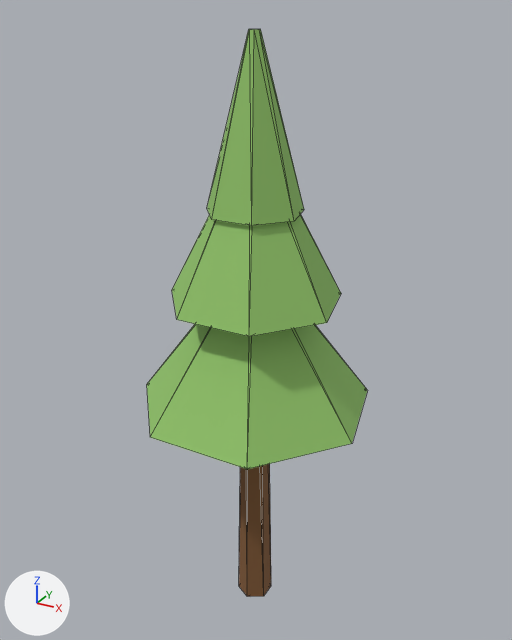
The glTF model do-not-drop/assets/models/environment/forest/sm_env_forest_pine_sapling.glb as it was, and as the next commit left it.
Both versions are drawn from a 50 mm lens placed at (1.79, -3.24, 3.59), pointed at (-0.05, 0.1, 1.92). The lights are fixed; the arrows at lower left show +X, +Y and +Z. The first picture is the older version. Mesh edges are drawn as thin lines. Where no turn or scale is listed for an object, it has been applied to the vertices. Vertices at exactly the same position are counted once.

Objects in the first picture: 'SaplingFoliage', 'SaplingFoliage.001', 'SaplingFoliage.002', 'SaplingTrunk'.
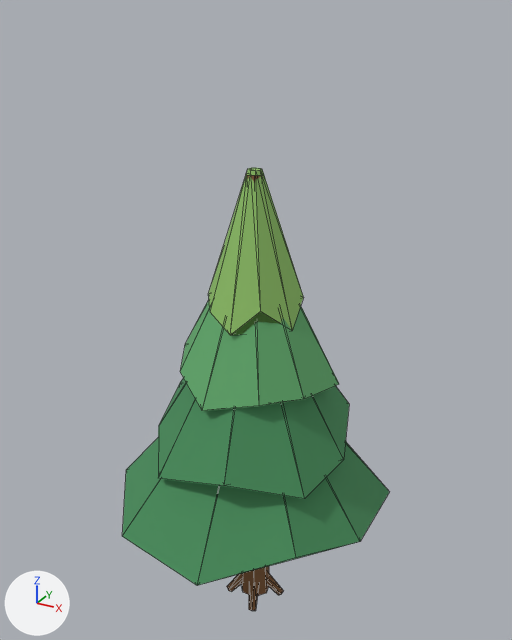
Changed parts and their boxes [x1, y1, x2, y2] in the pictures (512 x 640 px):
'SaplingFoliage', deleted (green)
    before: [147, 324, 367, 469]
'PineTier', added (green)
    after: [122, 438, 389, 585]
'PineTier.001', added (green)
    after: [158, 378, 349, 499]
'SaplingFoliage.001', deleted (green)
    before: [172, 214, 341, 337]
'PineTier.002', added (green)
    after: [180, 300, 339, 411]
'SaplingFoliage.002', deleted (green)
    before: [207, 29, 304, 226]
'PineTier.003', added (green)
    after: [208, 168, 303, 335]
'SaplingTrunk', reshaped, moved
    before: [239, 464, 271, 597]
    after: [241, 175, 269, 596]
'RootFlare.003', added
    after: [249, 583, 259, 611]
'RootFlare', added
    after: [267, 573, 283, 595]
'RootFlare.002', added
    after: [227, 574, 242, 591]

Diff of the bpy script that builds the scene:
```diff
--- a/do-not-drop/assets/models/environment/forest/sm_env_forest_pine_sapling.glb.py
+++ b/do-not-drop/assets/models/environment/forest/sm_env_forest_pine_sapling.glb.py
@@ me_cono_012 @@
-me_cono_012.from_pydata(...)  # 12 vertices, 20 faces; spans x -0.1..0.1, y -0.11..0.11, z -1.5..1.5
+me_cono_012.from_pydata(...)  # 14 vertices, 24 faces; spans x -0.1..0.1, y -0.09..0.1, z -1.4..1.4
+# me_cono_012 part 1: the whole mesh is rebuilt
 me_cono_012.materials.append(mat_trunk)
@@ ob_saplingfoliage @@
-ob_saplingfoliage = bpy.data.objects.new('SaplingFoliage', me_cono_013)
@@ ob_saplingfoliage_001 @@
-ob_saplingfoliage_001 = bpy.data.objects.new('SaplingFoliage.001', me_cono_014)
@@ ob_saplingfoliage_002 @@
-ob_saplingfoliage_002 = bpy.data.objects.new('SaplingFoliage.002', me_cono_015)
@@ ob_saplingtrunk @@
 ob_saplingtrunk = bpy.data.objects.new('SaplingTrunk', me_cono_012)
-ob_saplingtrunk.location = (0.0, 0.0, 1.5)
+ob_saplingtrunk.location = (0.0, 0.0, 1.4)
@@ ob_rootflare_003 @@
+ob_rootflare_003 = bpy.data.objects.new('RootFlare.003', me_cone_051)  # 10 vertices, 16 faces; spans x -0.064..0.055, y -0.092..0.108, z -0.113..0.126; in mat_trunk (brown #815935)
+ob_rootflare_003.location = (0.037, -0.088, 0.06)
@@ ob_rootflare_002 @@
+ob_rootflare_002 = bpy.data.objects.new('RootFlare.002', me_cone_050)  # 10 vertices, 16 faces; spans x -0.092..0.108, y -0.055..0.064, z -0.113..0.126; in mat_trunk (brown #815935)
+ob_rootflare_002.location = (-0.088, -0.037, 0.06)
@@ ob_rootflare @@
+ob_rootflare = bpy.data.objects.new('RootFlare', me_cone_048)  # 10 vertices, 16 faces; spans x -0.108..0.092, y -0.064..0.055, z -0.113..0.126; in mat_trunk (brown #815935)
+ob_rootflare.location = (0.088, 0.037, 0.06)
@@ ob_pinetier_003 @@
+ob_pinetier_003 = bpy.data.objects.new('PineTier.003', me_cone_055)  # 18 vertices, 32 faces; spans x -0.282..0.262, y -0.287..0.246, z -0.502..0.342; in mat_leaf_light (green #90c269)
+ob_pinetier_003.location = (0.0, 0.0, 2.484)
@@ ob_pinetier_002 @@
+ob_pinetier_002 = bpy.data.objects.new('PineTier.002', me_cone_054)  # 18 vertices, 32 faces; spans x -0.464..0.46, y -0.44..0.435, z -0.561..0.378; in mat_leaf (green #61aa6c)
+ob_pinetier_002.location = (0.0, 0.0, 2.142)
@@ ob_pinetier_001 @@
+ob_pinetier_001 = bpy.data.objects.new('PineTier.001', me_cone_053)  # 18 vertices, 32 faces; spans x -0.67..0.574, y -0.592..0.597, z -0.638..0.414; in mat_leaf_dark (green #458b59)
+ob_pinetier_001.location = (0.0, 0.0, 1.764)
@@ ob_pinetier @@
+ob_pinetier = bpy.data.objects.new('PineTier', me_cone_052)  # 18 vertices, 32 faces; spans x -0.84..0.75, y -0.8..0.8, z -0.64..0.45; in mat_leaf_dark (green #458b59)
+ob_pinetier.location = (0.0, 0.0, 1.35)
```
